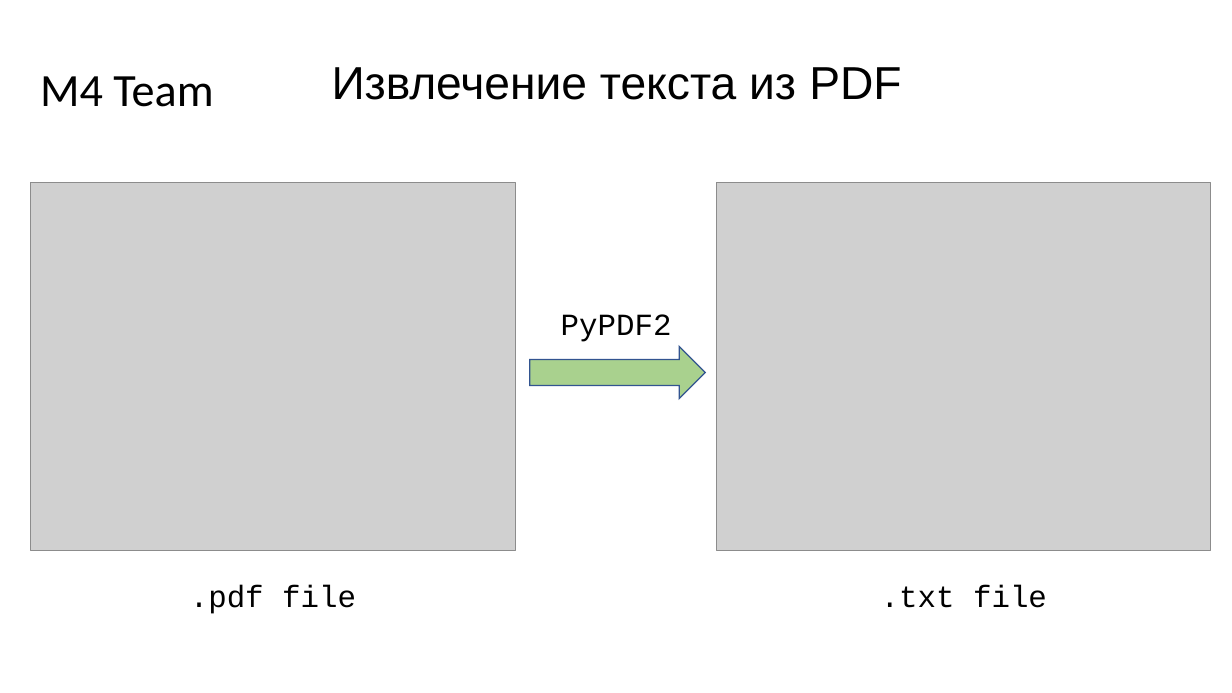
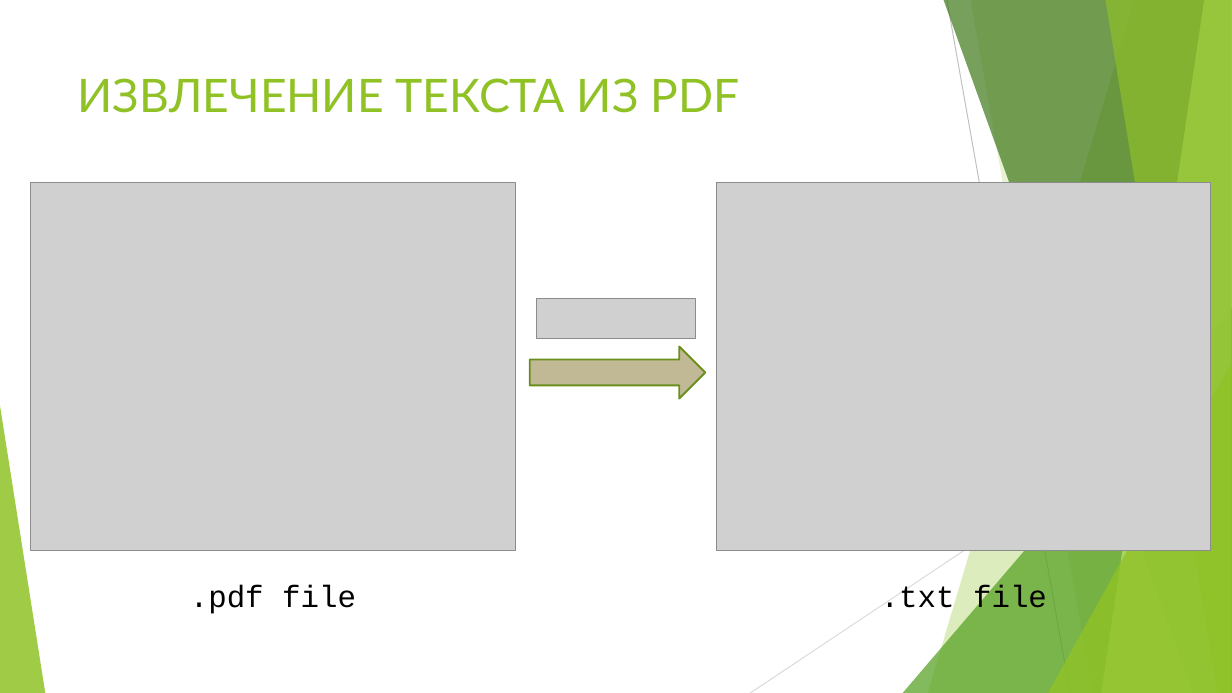
Before and after one commit to MikhailDemin/pet_projects, a slide deck: slide 5 of M4_Team_case_solution/result/M4_Team_final.pptx. Drawn at 1232x693 pixels with LibreOffice and Linux fonts; fonts in the diff are those of the drawing; grey boxes stand for pictures. Boxes give left, top, right and bottom in pixels: in the first picture for what was removed or moved away, otherwise in the second. Text is boxed around its words. In the diff, an @@ line names an element or a change of style, - is before the commit and + after.

```diff
--- a/M4_Team_case_solution/result/M4_Team_final.pptx
+++ b/M4_Team_case_solution/result/M4_Team_final.pptx
@@ subtitle removed at (40,76,213,107) @@
-M4 Team
@@ title at (78,78,740,113): text changed; font Arial to Lato; text colour #000000 to #90C226 @@
-Извлечение текста из PDF
+ИЗВЛЕЧЕНИЕ ТЕКСТА ИЗ PDF
@@ picture added at (536,299,696,338) @@
@@ text removed at (561,314,672,342) @@
-PyPDF2
@@ right arrow at (530,347,705,398): fill #A9D18E to #C1B995; outline #325491 1 pt to #6B901C 1.5 pt @@
@@ group added at (0,0,1232,693): 5 freeform shapes, 3 triangles, 2 lines @@
```
Also in this commit, not shown: 8 other slides changed, 1 slide added, 1 other file.
